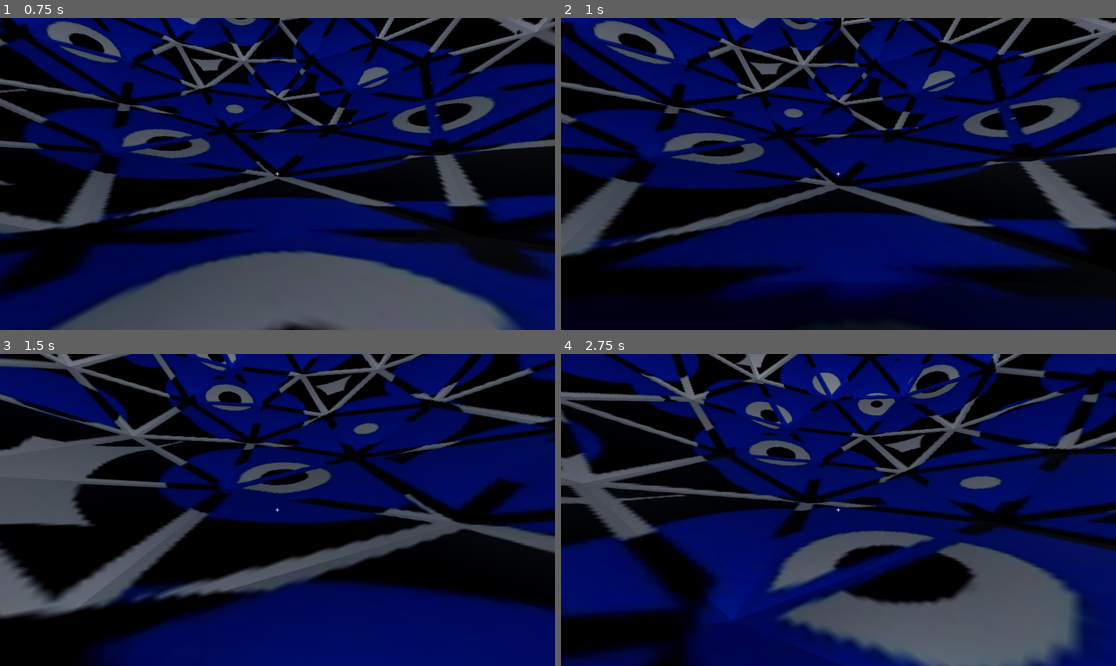
Above: before the commit, frames 1-4 (two rows, left to right).
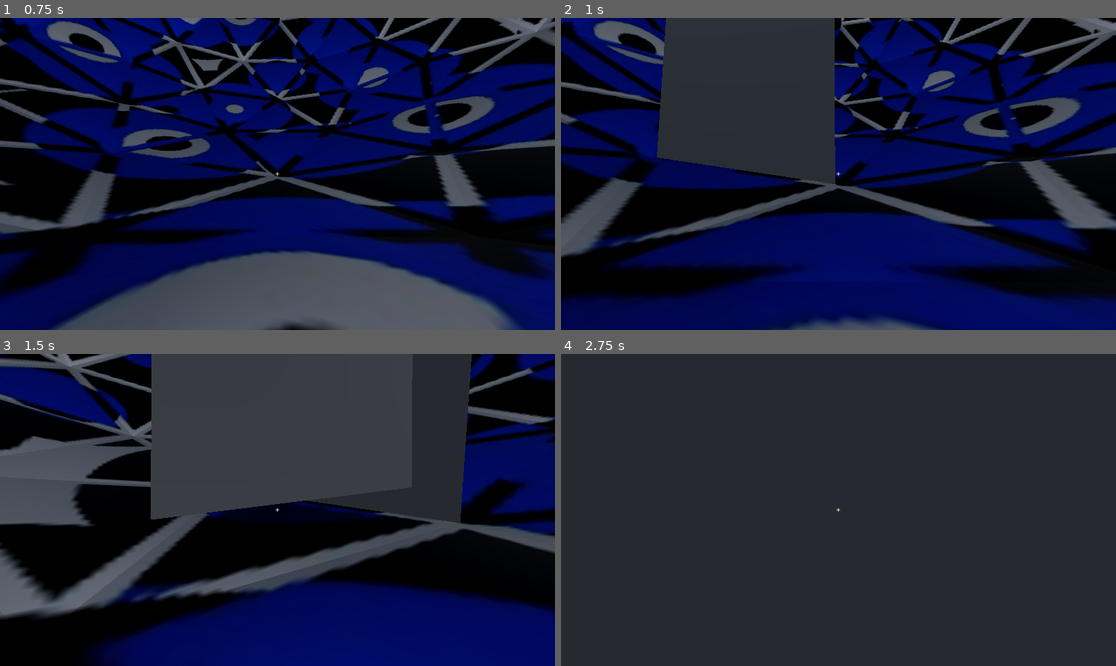
Above: after the commit, the same moments.

Repository: pudgypoultry/gmtk2025
Game: Godot game, scene res://Scenes/world.tscn
Two runs of this game, one before a commit and one after it. Both use one fixed random seed, a clock stepped at 60 frames per second and the inputs below. This scene is started directly instead of the project's main scene.
Inputs (mouse positions are in pixels of both pictures, inside the frame that each line leads up to):
- Up to frame 1 (0.75 s): move the mouse to (305, 174) at 0.52 s; hold W (MoveForward) from 0.53 s (still down); hold 1 (Toggle Pillar L1) from 0.53 s (still down); click (305, 174) at 0.67 s
- Up to frame 2 (1 s): keep holding W (MoveForward); keep holding 1 (Toggle Pillar L1); tap Space (Jump) at 0.77 s; tap 2 (Toggle Pillar L2) at 0.8 s
- Up to frame 3 (1.5 s): keep holding W (MoveForward); move the mouse to (249, 510) at 1.27 s; release 1 (Toggle Pillar L1) at 1.28 s; tap 2 (Toggle Pillar L2) at 1.35 s
- Up to frame 4 (2.75 s): keep holding W (MoveForward); tap Space (Jump) at 1.52 s; tap 3 (Toggle Pillar L3) at 1.55 s; move the mouse to (849, 503) at 2.02 s; hold 3 (Toggle Pillar L3) from 2.03 s (still down); tap 4 (Toggle Pillar L4) at 2.3 s

Frame 1 is identical in both runs. In frame 2, 27% of the frame differs, in the area x 0-100%, y 0-100%; in frame 3, 28%; in frame 4, 98%.

Commit message:
Refactored ico_layer_mover to use collision layers

Diff:
--- a/Scenes/ico_layer_01.tscn
+++ b/Scenes/ico_layer_01.tscn
@@ -7,5 +7,6 @@
 script = ExtResource("1_f7e0b")
 inactive_distance = 50.0
 icosphere_layer = NodePath("Icosphere_layer1")
+layer = 1
 
 [node name="Icosphere_layer1" parent="." instance=ExtResource("2_f2cul")]
--- a/Scenes/ico_layer_02.tscn
+++ b/Scenes/ico_layer_02.tscn
@@ -7,5 +7,6 @@
 script = ExtResource("1_ktamd")
 inactive_distance = 50.0
 icosphere_layer = NodePath("Icosphere_layer2")
+layer = 2
 
 [node name="Icosphere_layer2" parent="." instance=ExtResource("2_ktamd")]
--- a/Scenes/ico_layer_03.tscn
+++ b/Scenes/ico_layer_03.tscn
@@ -7,5 +7,6 @@
 script = ExtResource("1_yuavn")
 inactive_distance = 50.0
 icosphere_layer = NodePath("Icosphere_layer3")
+layer = 3
 
 [node name="Icosphere_layer3" parent="." instance=ExtResource("2_yuavn")]
--- a/Scenes/ico_layer_04.tscn
+++ b/Scenes/ico_layer_04.tscn
@@ -7,5 +7,6 @@
 script = ExtResource("1_6mrht")
 inactive_distance = 50.0
 icosphere_layer = NodePath("Icosphere_layer4")
+layer = 4
 
 [node name="Icosphere_layer4" parent="." instance=ExtResource("2_6mrht")]
--- a/Scenes/ico_shell.tscn
+++ b/Scenes/ico_shell.tscn
@@ -10,4 +10,8 @@
 [node name="ico-shell" parent="Icosphere_shell" index="0"]
 surface_material_override/0 = ExtResource("2_pfmqq")
 
+[node name="StaticBody3D" parent="Icosphere_shell/ico-shell" index="0"]
+collision_layer = 2049
+collision_mask = 2049
+
 [editable path="Icosphere_shell"]
--- a/Scenes/pillar_control.gd
+++ b/Scenes/pillar_control.gd
@@ -11,22 +11,26 @@
 func _input(event) -> void:
 	if event.is_action_pressed("Toggle Pillar L1"):
 		#var obj:Node3D = await FindTargetPillar(shell_detection_ray, 1)
-		var obj:Node3D = FindNearestPillar(pillar_set_L1)
+		var obj:Node3D = await FindTargetPillarByLayer(shell_detection_ray, 1)
+		#var obj:Node3D = FindNearestPillar(pillar_set_L1)
 		if obj:
 			pillar_set_L1.MoveRadially(obj)
 	elif event.is_action_pressed("Toggle Pillar L2"):
 		#var obj:Node3D = await FindTargetPillar(shell_detection_ray, 2)
-		var obj:Node3D = FindNearestPillar(pillar_set_L2)
+		var obj:Node3D = await FindTargetPillarByLayer(shell_detection_ray, 2)
+		#var obj:Node3D = FindNearestPillar(pillar_set_L2)
 		if obj:
 			pillar_set_L2.MoveRadially(obj)
 	elif event.is_action_pressed("Toggle Pillar L3"):
 		#var obj:Node3D = await FindTargetPillar(shell_detection_ray, 3)
-		var obj:Node3D = FindNearestPillar(pillar_set_L3)
+		var obj:Node3D = await FindTargetPillarByLayer(shell_detection_ray, 3)
+		#var obj:Node3D = FindNearestPillar(pillar_set_L3)
 		if obj:
 			pillar_set_L3.MoveRadially(obj)
 	elif event.is_action_pressed("Toggle Pillar L4"):
 		#var obj:Node3D = await FindTargetPillar(shell_detection_ray, 4)
-		var obj:Node3D = FindNearestPillar(pillar_set_L4)
+		var obj:Node3D = await FindTargetPillarByLayer(shell_detection_ray, 4)
+		#var obj:Node3D = FindNearestPillar(pillar_set_L4)
 		if obj:
 			pillar_set_L4.MoveRadially(obj)
 
@@ -41,75 +45,29 @@
 	print("found target: " + target.name)
 	return target
 
-# uses input RayCast3D to find the wall of the shell,
-# then uses the normal of the wall to find the pillar of the given set number
-func FindTargetPillar(ray:RayCast3D, set_number:int) -> Node3D:
-	# https://forum.godotengine.org/t/possible-to-detect-multiple-collisions-with-raycast2d/27326
+
+func FindTargetPillarByLayer(ray:RayCast3D, set_number:int, layer_int:int=12) -> Node3D:
 	var shell_normal:Vector3
 	# look for the shell in raycast
-	var all_collisions = []
-	while ray.is_colliding():
+	if ray.is_colliding():
 		var obj = ray.get_collider()
 		# check if shell has been found
-		print("Raycast Shell Find: " + obj.get_parent().name)
+		#print("Raycast Shell Find: " + obj.get_parent().name)
 		if obj.get_parent().name == shell_node.get_child(0).get_child(0).name:
 			# get the normal direction on shell
 			shell_normal = ray.get_collision_normal()
-			break
-		# continue with search
-		all_collisions.append(obj)
-		ray.add_exception(obj)
-		ray.force_raycast_update()
 
-	# clear exceptions
-	for obj in all_collisions:
-		ray.remove_exception( obj )
-
-	# look for column meshes with a ray from origin in -normal direction
-	if shell_normal:
-		var excluded_meshes = []
-		if set_number == 1:
-			excluded_meshes = find_all(pillar_set_L2, StaticBody3D)
-			excluded_meshes.append_array(find_all(pillar_set_L3, StaticBody3D))
-			excluded_meshes.append_array(find_all(pillar_set_L4, StaticBody3D))
-		if set_number == 2:
-			excluded_meshes = find_all(pillar_set_L1, StaticBody3D)
-			excluded_meshes.append_array(find_all(pillar_set_L3, StaticBody3D))
-			excluded_meshes.append_array(find_all(pillar_set_L4, StaticBody3D))
-		if set_number == 3:
-			excluded_meshes = find_all(pillar_set_L1, StaticBody3D)
-			excluded_meshes.append_array(find_all(pillar_set_L2, StaticBody3D))
-			excluded_meshes.append_array(find_all(pillar_set_L4, StaticBody3D))
-		if set_number == 4:
-			excluded_meshes = find_all(pillar_set_L1, StaticBody3D)
-			excluded_meshes.append_array(find_all(pillar_set_L2, StaticBody3D))
-			excluded_meshes.append_array(find_all(pillar_set_L3, StaticBody3D))
-
-		#excluded_meshes.append_array(find_all(player_node, StaticBody3D))
-		excluded_meshes.append_array(find_all(shell_node, StaticBody3D))
-
-		print("Excluded Meshes: ", excluded_meshes.size())
-		# check the physics process directly for the temporary raycast
-		var space_state = get_world_3d().direct_space_state
-		# check from the origin in the direction of -shell_normal
-		var query = PhysicsRayQueryParameters3D.create(Vector3.ZERO, -shell_normal * 100)
-		# skip all the meshes we are not looking for
-		#await get_tree().create_timer(10).timeout
-		query.exclude = excluded_meshes
-		# activate the ray cast
-		var result = space_state.intersect_ray(query)
-		if result:
-			print("Found Pillar: " + result.collider.get_parent().name)
-			# return pillar matching set
-			return result.collider.get_parent()
+	# check the physics process directly for the temporary raycast
+	var space_state = get_world_3d().direct_space_state
+	# check from the origin in the direction of -shell_normal
+	var query = PhysicsRayQueryParameters3D.create(Vector3.ZERO, -shell_normal * 100)
+	# set layer mask layer to set_number + layer_int
+	query.set_collision_mask(pow(2, set_number+layer_int-1))
+	#await get_tree().create_timer(10).timeout
+	# activate the ray cast
+	var result = space_state.intersect_ray(query)
+	if result:
+		print("Found Pillar: " + result.collider.get_parent().name)
+		# return pillar matching set
+		return result.collider.get_parent()
 	return null
-
-# https://www.reddit.com/r/godot/comments/16kkpo2/finding_child_node_by_type/
-func find_all(parent, type, node_array:Array[Node]=[]) -> Array[Node]:
-	for child in parent.get_children():
-		if is_instance_of(child, type):
-			node_array.append(child)
-		var grandchildern:Array = find_all(child, type)
-		if grandchildern.size() > 0:
-			node_array.append_array(grandchildern)
-	return node_array
--- a/Scenes/world.tscn
+++ b/Scenes/world.tscn
@@ -30,7 +30,7 @@
 pillar_set_L3 = NodePath("Ico_Layer_03")
 pillar_set_L4 = NodePath("Ico_Layer_04")
 shell_node = NodePath("Ico_Shell")
-shell_detection_ray = NodePath("CharacterBody3D/RayCast3D")
+shell_detection_ray = NodePath("CharacterBody3D/ShellFinder")
 
 [node name="Ico_Layer_01" parent="." instance=ExtResource("3_k7acu")]
 
@@ -46,10 +46,10 @@
 speed = 400.0
 runSpeed = 600.0
 
-[node name="RayCast3D" type="RayCast3D" parent="CharacterBody3D"]
+[node name="ShellFinder" type="RayCast3D" parent="CharacterBody3D"]
 transform = Transform3D(1, 0, 0, 0, 1, 0, 0, 0, 1, 0, 0.598501, -0.969988)
 target_position = Vector3(0, 0, -50)
-collision_mask = 63488
+collision_mask = 2048
 
 [node name="OmniLight3D" type="OmniLight3D" parent="."]
 light_color = Color(0.808639, 0.819342, 0.872209, 1)
--- a/ico_layer_mover.gd
+++ b/ico_layer_mover.gd
@@ -3,6 +3,7 @@
 
 @export var inactive_distance:float = 10.0
 @export var icosphere_layer: Node3D
+@export var layer:int
 
 enum pillar_state {IN, OUT, MOVING}
 
@@ -18,6 +19,7 @@
 func _ready() -> void:
 	for child:Node3D in icosphere_layer.get_children():
 		pillars[child.name] = PillarContatiner.new(pillar_state.IN, child)
+		child.get_child(0).set_collision_layer_value(12 + layer, true)
 		MoveRadially(child, Vector3.ZERO, false)
 
 func MoveRadially(obj:Node3D, origin:Vector3=Vector3.ZERO, animate:bool=true) -> void:
Not shown, changed: BlenderFiles/IcosphereWorld.blend
Not shown, changed: BlenderFiles/IcosphereWorld.blend1
